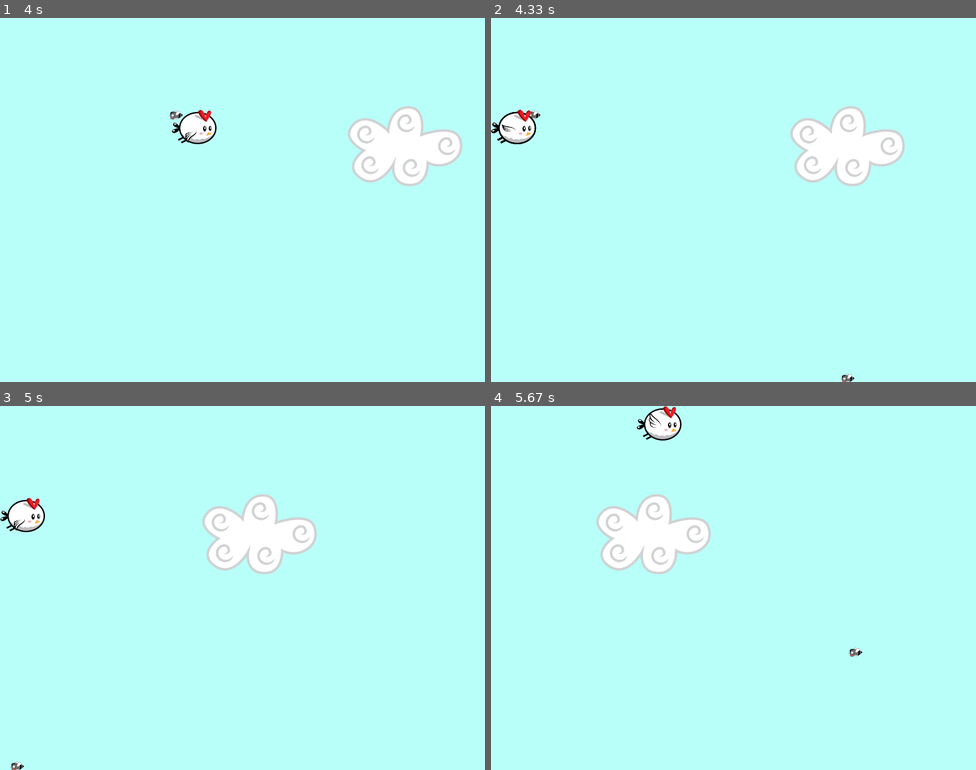
Above: before the commit, frames 1-4 (two rows, left to right).
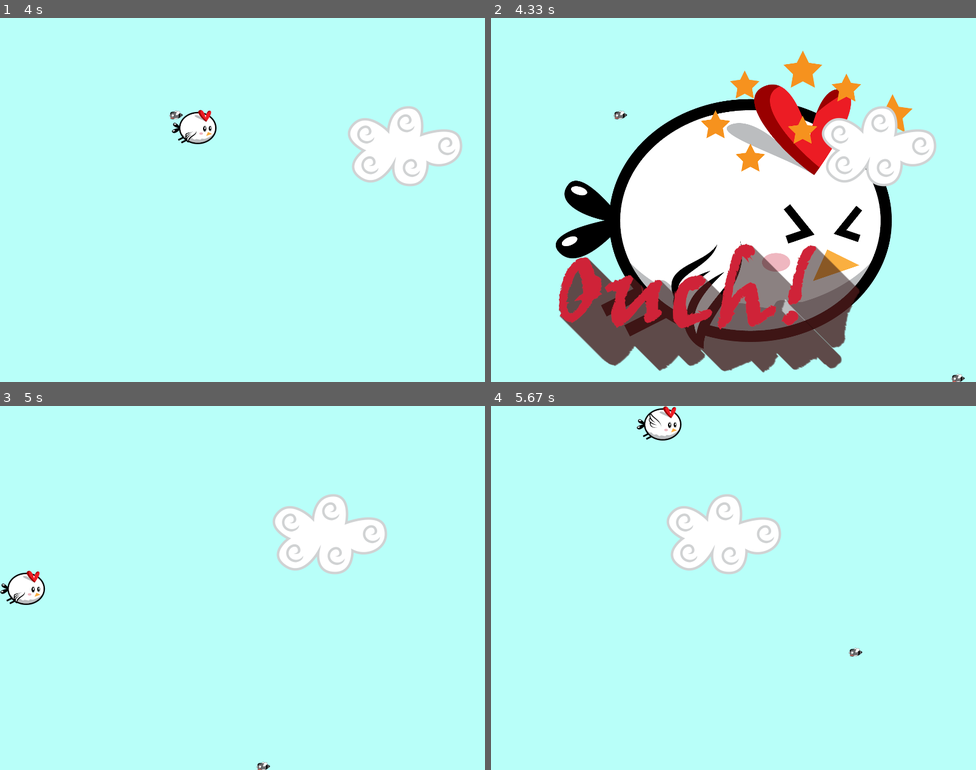
Above: after the commit, the same moments.

Repository: thulard/pygame_fun
Game: pygame game, started from scroller.py
The game is run twice, just before and just after one commit, with the same random seed, the same clock (stepped at 60 frames per second) and the same inputs.
Inputs:
- Up to frame 1 (4 s): hold Up 0.33-0.8 s; hold Right 0.83-1.47 s; hold Down 1.5-1.87 s; hold Left 1.9-2.37 s; hold Right 2.4-2.87 s; hold Up 2.9-3.2 s; hold Right 3.23-3.7 s; hold Left from 3.73 s (still down)
- Up to frame 2 (4.33 s): release Left at 4.27 s
- Up to frame 3 (5 s): hold Left from 4.63 s (still down)
- Up to frame 4 (5.67 s): release Left at 5.03 s; hold Up 5.07-5.43 s; hold Right from 5.47 s (still down)

Frame 1 is identical in both runs. In frame 2, 42% of the frame differs, in the area x 0-98%, y 9-100%; in frame 3, 6.8%; in frame 4, 5.5%.

Commit message:
update demo

Diff:
--- a/scroller.py
+++ b/scroller.py
@@ -287,19 +287,20 @@
     if pygame.sprite.spritecollideany(player, enemies) and gameover == 0 and safe == 0:
         # If so, change player to gameover state, fade the music and play the colission_sound
         player.hurt()
-        pygame.mixer.music.fadeout(3000)
-
+        life -= 1
+        collision_sound = random.choice(collision_sounds)
+        collision_sound.play()
         redraworder()
-        life -= 1
         if life == 0:
+            # Gameover
+            pygame.mixer.music.fadeout(3000)
             death_sound.play()
             gameover = 1
         else:
-            collision_sound = random.choice(collision_sounds)
-            collision_sound.play()
+            # player is hurt and for to a safe period
             # define a safe period
             pygame.time.delay(500)
-            pygame.time.set_timer(SAFE, 2000)
+            pygame.time.set_timer(SAFE, 1000)
             safe = 1
             # replace player on the left
             player.backfromdeath()
Binary file added: capture/demo.gif
Binary file removed: capture/flying_n_crashing.gif
